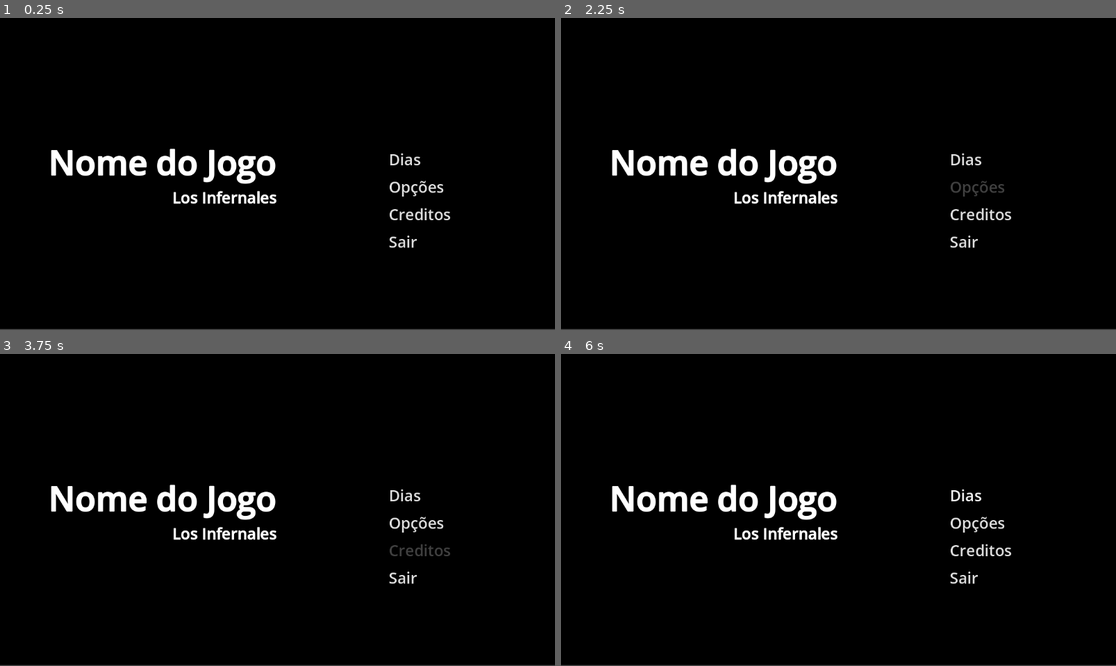
Above: before the commit, frames 1-4 (two rows, left to right).
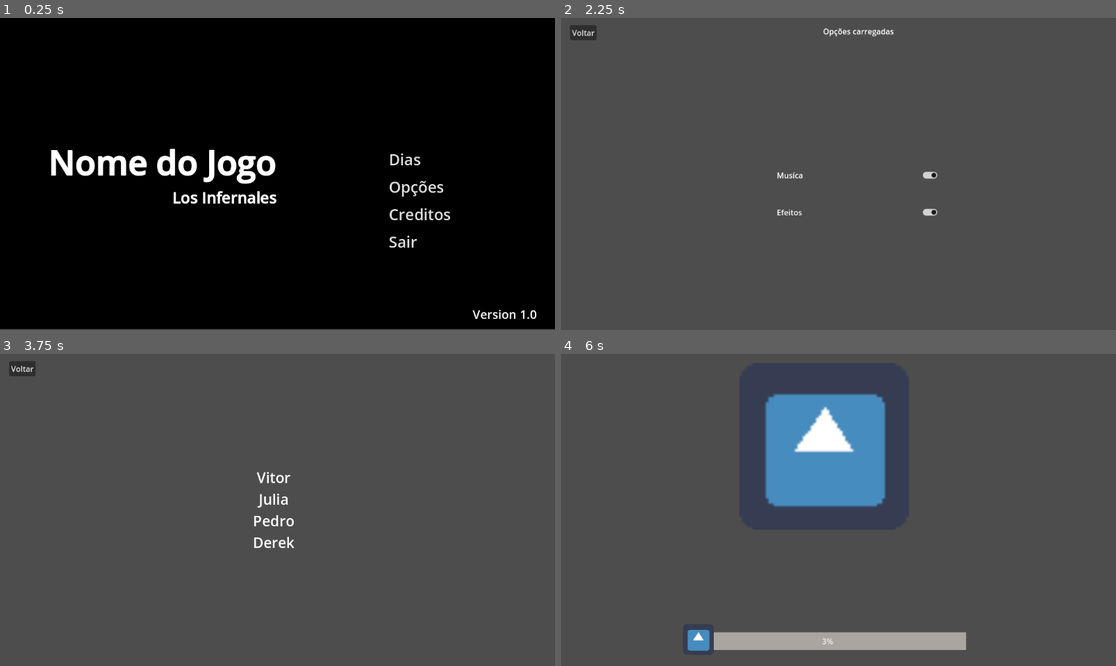
Above: after the commit, the same moments.

Repository: VitorTeixr/Projeto2
Game: Godot game, scene res://Interface/mainmenu.tscn
The game is run twice, just before and just after one commit, with the same random seed, the same clock (stepped at 60 frames per second) and the same inputs. The engine's default icon, where the game draws it, is replaced by a stand-in: a white triangle on a blue panel in a dark square. Video files are missing from this copy of the repository; at most half a second of black plays in their place.
Inputs (mouse positions are in pixels of both pictures, inside the frame that each line leads up to):
- Up to frame 1 (0.25 s): no input
- Up to frame 2 (2.25 s): click "Dias" at 0.5 s; click (588, 33) at 1.25 s, where only the run after the commit has a clickable "Voltar"; click "Opções" at 2 s
- Up to frame 3 (3.75 s): click (22, 369) at 2.75 s, where only the run after the commit has a clickable "Voltar"; click "Creditos" at 3.5 s
- Up to frame 4 (6 s): click (583, 369) at 4.25 s, where only the run after the commit has a clickable "Voltar"; click "Dias" at 5 s; click (694, 491) at 5.75 s, where only the run after the commit has a clickable "1"

The runs differ from the first frame. In frame 1, 0.1% of the frame differs, in the area x 85-97%, y 93-97%; in frame 2, 99%; in frame 3, 99%; in frame 4, 100%, in the area x 0-100%, y 0-100%.

Commit message:
Novas mudanças

Diff:
--- /dev/null
+++ b/Interface/Creditos.tscn
@@ -0,0 +1,35 @@
+[gd_scene load_steps=3 format=3 uid="uid://dp70764ld7a5g"]
+
+[ext_resource type="Script" path="res://scripts/Creditos.gd" id="1_1527r"]
+
+[sub_resource type="LabelSettings" id="LabelSettings_lrj12"]
+font_size = 30
+
+[node name="Node2D" type="Node2D"]
+script = ExtResource("1_1527r")
+
+[node name="Label" type="Label" parent="."]
+anchors_preset = 8
+anchor_left = 0.5
+anchor_top = 0.5
+anchor_right = 0.5
+anchor_bottom = 0.5
+offset_left = 525.0
+offset_top = 235.0
+offset_right = 611.0
+offset_bottom = 412.0
+grow_horizontal = 2
+grow_vertical = 2
+text = "Vitor
+Julia
+Pedro
+Derek"
+label_settings = SubResource("LabelSettings_lrj12")
+horizontal_alignment = 1
+
+[node name="voltar" type="Button" parent="." groups=["button"]]
+offset_left = 19.0
+offset_top = 15.0
+offset_right = 74.0
+offset_bottom = 46.0
+text = "Voltar"
--- a/Interface/Mensagem.tscn
+++ b/Interface/Mensagem.tscn
@@ -1,6 +1,6 @@
 [gd_scene load_steps=3 format=3 uid="uid://cfg5h0d06gbei"]
 
-[ext_resource type="Script" path="res://Interface/Mensagem.gd" id="1_kk0ja"]
+[ext_resource type="Script" path="res://scripts/Mensagem.gd" id="1_kk0ja"]
 [ext_resource type="Texture2D" uid="uid://c8taf62cx575x" path="res://sprites/icon.png" id="1_x2h1u"]
 
 [node name="Control" type="Control"]
--- a/Interface/Options.tscn
+++ b/Interface/Options.tscn
@@ -1,13 +1,26 @@
-[gd_scene load_steps=2 format=3 uid="uid://ck6mwpvcnjgx6"]
+[gd_scene load_steps=4 format=3 uid="uid://ck6mwpvcnjgx6"]
 
 [ext_resource type="Script" path="res://scripts/Options.gd" id="1_dodn2"]
+
+[sub_resource type="StyleBoxFlat" id="StyleBoxFlat_2tfv0"]
+bg_color = Color(0.6, 0.6, 0.6, 0)
+
+[sub_resource type="StyleBoxFlat" id="StyleBoxFlat_gih2h"]
+bg_color = Color(0.6, 0.6, 0.6, 0)
 
 [node name="Options" type="Node2D"]
 script = ExtResource("1_dodn2")
 
 [node name="text" type="Label" parent="."]
-offset_right = 1151.0
-offset_bottom = 648.0
+anchors_preset = 5
+anchor_left = 0.5
+anchor_right = 0.5
+offset_left = 544.0
+offset_top = 16.0
+offset_right = 691.0
+offset_bottom = 39.0
+grow_horizontal = 2
+size_flags_horizontal = 4
 text = "Opções carregadas"
 horizontal_alignment = 1
 vertical_alignment = 1
@@ -18,3 +31,21 @@
 offset_right = 74.0
 offset_bottom = 46.0
 text = "Voltar"
+
+[node name="CheckButton" type="CheckButton" parent="." groups=["button"]]
+offset_left = 442.0
+offset_top = 291.0
+offset_right = 788.0
+offset_bottom = 362.0
+theme_override_styles/focus = SubResource("StyleBoxFlat_2tfv0")
+button_pressed = true
+text = "Musíca"
+
+[node name="CheckButton2" type="CheckButton" parent="." groups=["button"]]
+offset_left = 442.0
+offset_top = 372.0
+offset_right = 788.0
+offset_bottom = 435.0
+theme_override_styles/focus = SubResource("StyleBoxFlat_gih2h")
+button_pressed = true
+text = "Efeitos"
--- a/Interface/computador_contemporaneo.tscn
+++ b/Interface/computador_contemporaneo.tscn
@@ -1,6 +1,6 @@
 [gd_scene load_steps=3 format=3 uid="uid://b851km53ae2em"]
 
-[ext_resource type="Script" path="res://Interface/computador_contemporâneo.gd" id="1_nxr4l"]
+[ext_resource type="Script" path="res://scripts/computador_contemporâneo.gd" id="1_nxr4l"]
 [ext_resource type="Texture2D" uid="uid://0rn2ytaxayjx" path="res://sprites/fundo.png" id="2_exqpf"]
 
 [node name="Computador_contemporâneo" type="Node2D"]
--- a/Interface/level.tscn
+++ b/Interface/level.tscn
@@ -53,7 +53,7 @@
 offset_bottom = 599.0
 text = "Continue"
 
-[node name="Dia 1" type="Button" parent="."]
+[node name="Dia1" type="Button" parent="." groups=["button"]]
 offset_left = 246.0
 offset_top = 249.0
 offset_right = 316.0
@@ -61,7 +61,7 @@
 theme_override_font_sizes/font_size = 50
 text = "1"
 
-[node name="Dia 2" type="Button" parent="."]
+[node name="Dia 2" type="Button" parent="." groups=["button"]]
 offset_left = 332.0
 offset_top = 249.0
 offset_right = 402.0
@@ -70,7 +70,7 @@
 text = "2
 "
 
-[node name="Dia 3" type="Button" parent="."]
+[node name="Dia 3" type="Button" parent="." groups=["button"]]
 offset_left = 418.0
 offset_top = 249.0
 offset_right = 488.0
@@ -78,7 +78,7 @@
 theme_override_font_sizes/font_size = 50
 text = "3"
 
-[node name="Dia 4" type="Button" parent="."]
+[node name="Dia 4" type="Button" parent="." groups=["button"]]
 offset_left = 510.0
 offset_top = 249.0
 offset_right = 580.0
@@ -86,7 +86,7 @@
 theme_override_font_sizes/font_size = 50
 text = "4"
 
-[node name="Dia 5" type="Button" parent="."]
+[node name="Dia 5" type="Button" parent="." groups=["button"]]
 offset_left = 606.0
 offset_top = 249.0
 offset_right = 676.0
@@ -94,7 +94,7 @@
 theme_override_font_sizes/font_size = 50
 text = "5"
 
-[node name="Dia 6" type="Button" parent="."]
+[node name="Dia 6" type="Button" parent="." groups=["button"]]
 offset_left = 694.0
 offset_top = 249.0
 offset_right = 764.0
@@ -102,16 +102,10 @@
 theme_override_font_sizes/font_size = 50
 text = "6"
 
-[node name="Dia 7" type="Button" parent="."]
+[node name="Dia 7" type="Button" parent="." groups=["button"]]
 offset_left = 778.0
 offset_top = 249.0
 offset_right = 848.0
 offset_bottom = 326.0
 theme_override_font_sizes/font_size = 50
 text = "7"
-
-[node name="TimeLabel" type="Label" parent="."]
-offset_left = 140.0
-offset_top = 418.0
-offset_right = 315.0
-offset_bottom = 488.0
--- /dev/null
+++ b/Interface/loading_scene.tscn
@@ -0,0 +1,47 @@
+[gd_scene load_steps=6 format=3 uid="uid://cdwfba3u7376h"]
+
+[ext_resource type="Texture2D" uid="uid://c8taf62cx575x" path="res://sprites/icon.png" id="1_28lxm"]
+[ext_resource type="Script" path="res://scripts/loading_scene.gd" id="1_fa505"]
+[ext_resource type="Script" path="res://scripts/ProgressBar.gd" id="3_ssscg"]
+
+[sub_resource type="StyleBoxFlat" id="StyleBoxFlat_bhuoq"]
+bg_color = Color(0.668257, 0.647478, 0.617296, 1)
+
+[sub_resource type="StyleBoxFlat" id="StyleBoxFlat_mfix8"]
+bg_color = Color(0.298, 0.658215, 0.731896, 1)
+
+[node name="Loading_scene" type="Control"]
+layout_mode = 3
+anchors_preset = 15
+anchor_right = 1.0
+anchor_bottom = 1.0
+grow_horizontal = 2
+grow_vertical = 2
+script = ExtResource("1_fa505")
+
+[node name="ProgressBar" type="ProgressBar" parent="."]
+layout_mode = 0
+offset_left = 266.0
+offset_top = 578.0
+offset_right = 841.0
+offset_bottom = 615.0
+theme_override_styles/background = SubResource("StyleBoxFlat_bhuoq")
+theme_override_styles/fill = SubResource("StyleBoxFlat_mfix8")
+script = ExtResource("3_ssscg")
+
+[node name="TextureRect" type="TextureRect" parent="ProgressBar"]
+layout_mode = 0
+offset_left = -6.0
+offset_top = -17.0
+offset_right = 58.0
+offset_bottom = 47.0
+texture = ExtResource("1_28lxm")
+
+[node name="Icon" type="Sprite2D" parent="."]
+position = Vector2(546, 192)
+scale = Vector2(5.49805, 5.4043)
+texture = ExtResource("1_28lxm")
+
+[node name="Timer" type="Timer" parent="."]
+
+[connection signal="timeout" from="Timer" to="." method="_on_timer_timeout"]
--- a/Interface/mainmenu.tscn
+++ b/Interface/mainmenu.tscn
@@ -15,7 +15,6 @@
 
 [sub_resource type="LabelSettings" id="LabelSettings_obyyy"]
 font_size = 25
-font_color = Color(0, 0, 0, 1)
 
 [node name="Menu" type="Control"]
 layout_mode = 3
@@ -47,7 +46,6 @@
 autoplay = true
 expand = true
 loop = true
-metadata/_edit_use_anchors_ = true
 
 [node name="Label" type="Label" parent="."]
 layout_mode = 1
--- a/Interface/menagem_detalhada.tscn
+++ b/Interface/menagem_detalhada.tscn
@@ -1,6 +1,6 @@
 [gd_scene load_steps=3 format=3 uid="uid://byfc6trregqta"]
 
-[ext_resource type="Script" path="res://Interface/menagem_detalhada.gd" id="1_3725c"]
+[ext_resource type="Script" path="res://scripts/menagem_detalhada.gd" id="1_3725c"]
 [ext_resource type="Texture2D" uid="uid://c8taf62cx575x" path="res://sprites/icon.png" id="1_mc6no"]
 
 [node name="Menagem detalhada" type="Control"]
--- a/Interface/windows95.tscn
+++ b/Interface/windows95.tscn
@@ -7,6 +7,7 @@
 [ext_resource type="Texture2D" uid="uid://dtl7c4tu6c4pj" path="res://sprites/CloseRegular.png" id="5_titud"]
 [ext_resource type="Script" path="res://sprites/Time Panel.gd" id="5_vxqoj"]
 [ext_resource type="Texture2D" uid="uid://h1khqvjhtr3j" path="res://sprites/ClosePressed.png" id="6_waunn"]
+[ext_resource type="Texture2D" uid="uid://c8taf62cx575x" path="res://sprites/icon.png" id="8_hdhyv"]
 
 [sub_resource type="StyleBoxFlat" id="StyleBoxFlat_pa50r"]
 bg_color = Color(0.695503, 0.695503, 0.695503, 1)
@@ -42,7 +43,11 @@
 font_size = 50
 font_color = Color(0, 0, 0, 1)
 
-[sub_resource type="StyleBoxFlat" id="StyleBoxFlat_hhdkq"]
+[sub_resource type="StyleBoxFlat" id="StyleBoxFlat_c7cwd"]
+expand_margin_left = 10.0
+expand_margin_top = 30.0
+expand_margin_right = 10.0
+expand_margin_bottom = 10.0
 
 [node name="WindowsDesktop" type="Control"]
 layout_mode = 3
@@ -95,6 +100,7 @@
 theme_override_styles/normal = SubResource("StyleBoxTexture_a8vru")
 theme_override_styles/hover = SubResource("StyleBoxTexture_vywgp")
 theme_override_styles/pressed = SubResource("StyleBoxTexture_vywgp")
+keep_pressed_outside = true
 text = "Start"
 icon = ExtResource("4_uun0y")
 expand_icon = true
@@ -105,7 +111,7 @@
 anchor_left = 1.0
 anchor_right = 1.0
 anchor_bottom = 1.0
-offset_left = -169.0
+offset_left = -117.0
 offset_top = 9.0
 offset_right = -4.0
 offset_bottom = -4.0
@@ -130,8 +136,48 @@
 label_settings = SubResource("LabelSettings_to17k")
 
 [node name="Window" type="Window" parent="."]
+title = "Pop"
 initial_position = 2
+visible = false
+transparent = true
+theme_override_constants/resize_margin = 5
 theme_override_fonts/title_font = ExtResource("1_sfs6i")
 theme_override_icons/close = ExtResource("5_titud")
 theme_override_icons/close_pressed = ExtResource("6_waunn")
-theme_override_styles/embedded_unfocused_border = SubResource("StyleBoxFlat_hhdkq")
+theme_override_styles/embedded_border = SubResource("StyleBoxFlat_c7cwd")
+
+[node name="TextureButton" type="TextureButton" parent="."]
+layout_mode = 0
+offset_left = 37.0
+offset_top = 38.0
+offset_right = 101.0
+offset_bottom = 104.0
+texture_normal = ExtResource("8_hdhyv")
+texture_pressed = ExtResource("8_hdhyv")
+texture_hover = ExtResource("8_hdhyv")
+texture_disabled = ExtResource("8_hdhyv")
+texture_focused = ExtResource("8_hdhyv")
+
+[node name="TextureButton2" type="TextureButton" parent="."]
+layout_mode = 0
+offset_left = 37.0
+offset_top = 120.0
+offset_right = 101.0
+offset_bottom = 186.0
+texture_normal = ExtResource("8_hdhyv")
+texture_pressed = ExtResource("8_hdhyv")
+texture_hover = ExtResource("8_hdhyv")
+texture_disabled = ExtResource("8_hdhyv")
+texture_focused = ExtResource("8_hdhyv")
+
+[node name="TextureButton3" type="TextureButton" parent="."]
+layout_mode = 0
+offset_left = 37.0
+offset_top = 202.0
+offset_right = 101.0
+offset_bottom = 268.0
+texture_normal = ExtResource("8_hdhyv")
+texture_pressed = ExtResource("8_hdhyv")
+texture_hover = ExtResource("8_hdhyv")
+texture_disabled = ExtResource("8_hdhyv")
+texture_focused = ExtResource("8_hdhyv")
--- a/loading_scene.gd
+++ /dev/null
@@ -1,16 +0,0 @@
-extends Control
-
-var i=0
-# Called when the node enters the scene tree for the first time.
-func _ready():
-	$Timer.start() # Replace with function body.
-
-
-# Called every frame. 'delta' is the elapsed time since the previous frame.
-
-
-func _on_timer_timeout():
-	print(i)
-	i+=1
-	if i==10:
-		get_tree().change_scene_to_file("res://Interface/windows95.tscn")
--- a/loading_scene.tscn
+++ /dev/null
@@ -1,53 +0,0 @@
-[gd_scene load_steps=5 format=3 uid="uid://cdwfba3u7376h"]
-
-[ext_resource type="Texture2D" uid="uid://c8taf62cx575x" path="res://sprites/icon.png" id="1_28lxm"]
-[ext_resource type="Script" path="res://loading_scene.gd" id="1_fa505"]
-
-[sub_resource type="Animation" id="Animation_kpvun"]
-resource_name = "load"
-tracks/0/type = "value"
-tracks/0/imported = false
-tracks/0/enabled = true
-tracks/0/path = NodePath("Icon2:position")
-tracks/0/interp = 1
-tracks/0/loop_wrap = true
-tracks/0/keys = {
-"times": PackedFloat32Array(0, 1),
-"transitions": PackedFloat32Array(1, 1),
-"update": 0,
-"values": [Vector2(294, 491), Vector2(719, 491)]
-}
-
-[sub_resource type="AnimationLibrary" id="AnimationLibrary_fw8rc"]
-_data = {
-"load": SubResource("Animation_kpvun")
-}
-
-[node name="Loading_scene" type="Control"]
-layout_mode = 3
-anchors_preset = 15
-anchor_right = 1.0
-anchor_bottom = 1.0
-grow_horizontal = 2
-grow_vertical = 2
-script = ExtResource("1_fa505")
-
-[node name="Icon" type="Sprite2D" parent="."]
-position = Vector2(546, 192)
-scale = Vector2(5.49805, 5.4043)
-texture = ExtResource("1_28lxm")
-
-[node name="Timer" type="Timer" parent="."]
-
-[node name="AnimationPlayer" type="AnimationPlayer" parent="."]
-process_mode = 3
-libraries = {
-"": SubResource("AnimationLibrary_fw8rc")
-}
-autoplay = "load"
-
-[node name="Icon2" type="Sprite2D" parent="."]
-position = Vector2(719, 491)
-texture = ExtResource("1_28lxm")
-
-[connection signal="timeout" from="Timer" to="." method="_on_timer_timeout"]
--- a/project.godot
+++ b/project.godot
@@ -18,3 +18,7 @@
 [autoload]
 
 BackgroundMusic="*res://Interface/BackgroundMusic.tscn"
+
+[editor]
+
+movie_writer/movie_file="C:/Users/teixe/OneDrive - Universidade Federal do Ceará/Documentos/Godot/Disk/Projeto2/videos/Teste 1.avi"
--- /dev/null
+++ b/scripts/Creditos.gd
@@ -0,0 +1,12 @@
+extends Node2D
+
+func _ready() -> void:
+
+
+	for _button in get_tree().get_nodes_in_group("button"):
+		_button.pressed.connect(_on_button_pressed.bind(_button))
+
+func _on_button_pressed(_button: Button) -> void:
+	match _button.name:
+		"voltar":
+			get_tree().change_scene_to_file("res://Interface/mainmenu.tscn")
--- a/scripts/Options.gd
+++ b/scripts/Options.gd
@@ -1,10 +1,35 @@
 extends Node2D
 
+@onready var music_player = BackgroundMusic
+
 func _ready() -> void:
+
+
 	for _button in get_tree().get_nodes_in_group("button"):
 		_button.pressed.connect(_on_button_pressed.bind(_button))
+
+
+	# Carrega a configuração anterior da música
+	var settings = ConfigFile.new()
+	if settings.load("user://settings.cfg") == OK:
+		var music_enabled = settings.get_value("audio", "music_enabled", true)
+		$CheckButton.pressed = music_enabled
+		_on_CheckButton_toggled(music_enabled)
 
 func _on_button_pressed(_button: Button) -> void:
 	match _button.name:
 		"voltar":
 			get_tree().change_scene_to_file("res://Interface/mainmenu.tscn")
+
+
+
+func _on_CheckButton_toggled(button_pressed: bool):
+	if button_pressed:
+		music_player.play()
+	else:
+		music_player.stop()
+
+	# Salva a configuração de música
+	var settings = ConfigFile.new()
+	settings.set_value("audio", "music_enabled", button_pressed)
+	settings.save("user://settings.cfg")
--- /dev/null
+++ b/scripts/ProgressBar.gd
@@ -0,0 +1,30 @@
+extends ProgressBar
+
+var progress = 0.0
+
+func _ready():
+	# Inicializa a barra de progresso
+	set_value(progress)
+	_update_icon_position()
+
+func _process(delta):
+	# Simula progresso (aumenta a barra progressivamente)
+	if progress < 100:
+		progress += 20 * delta
+		set_value(progress)
+		_update_icon_position()
+
+	if progress >= 100:
+		get_tree().change_scene_to_file("res://Interface/windows95.tscn")
+
+func _update_icon_position():
+	# Obter o TextureRect (ícone)
+	var icon = $TextureRect
+
+	# Calcula a nova posição X do ícone
+	var progress_ratio = progress / max_value  # razão de progresso
+	var bar_width = get_rect().size.x  # largura da barra de progresso
+	var icon_position_x = bar_width * progress_ratio - icon.size.x / 2
+
+	# Define a nova posição do ícone
+	icon.position.x = icon_position_x
--- a/scripts/level.gd
+++ b/scripts/level.gd
@@ -1,4 +1,5 @@
 extends Node2D
+
 
 func _ready() -> void:
 	for _button in get_tree().get_nodes_in_group("button"):
@@ -8,3 +9,6 @@
 	match _button.name:
 		"voltar":
 			get_tree().change_scene_to_file("res://Interface/mainmenu.tscn")
+
+		"Dia1":
+			get_tree().change_scene_to_file("res://Interface/loading_scene.tscn")
--- /dev/null
+++ b/scripts/loading_scene.gd
@@ -0,0 +1,3 @@
+extends Control
+
+pass
--- a/scripts/menu.gd
+++ b/scripts/menu.gd
@@ -12,13 +12,13 @@
 func _on_button_pressed(_button: Button) -> void:
 	match _button.name:
 		"NewGame":
-			get_tree().change_scene_to_file("res://level.tscn")
+			get_tree().change_scene_to_file("res://Interface/level.tscn")
 
 		"Options":
-			get_tree().change_scene_to_file("res://Options.tscn")
+			get_tree().change_scene_to_file("res://Interface/Options.tscn")
 
 		"Credits":
-			pass
+			get_tree().change_scene_to_file("res://Interface/Creditos.tscn")
 
 		"Left":
 			get_tree().quit()
--- a/sprites/Time Panel.gd
+++ b/sprites/Time Panel.gd
@@ -1,6 +1,6 @@
 extends Panel
 
-func _ready():
+func _process(delta):
 
 	var time = Time.get_time_dict_from_system()
 
Not shown: 1 places in Interface/windows95.tscn that only renumber resources
Renamed: Interface/Mensagem.gd -> scripts/Mensagem.gd
Renamed: Interface/computador_contemporâneo.gd -> scripts/computador_contemporâneo.gd
Renamed: Interface/menagem_detalhada.gd -> scripts/menagem_detalhada.gd
Not shown, added: videos/Teste 1.avi
